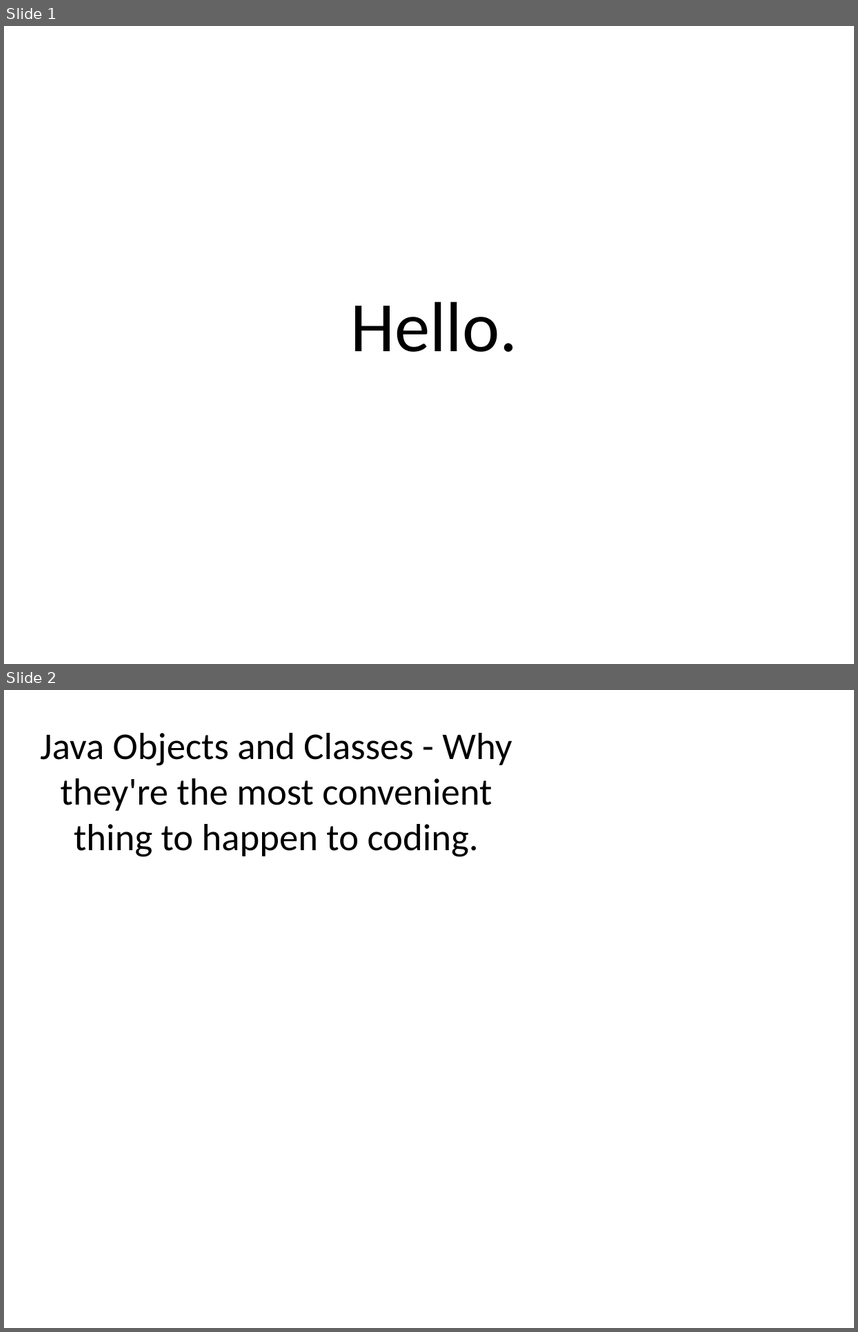
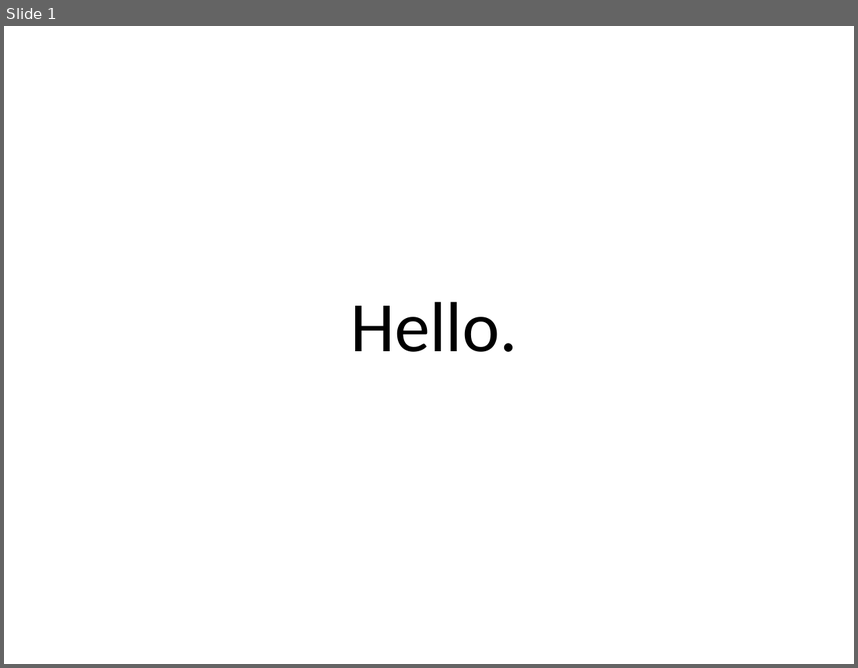
Before and after one commit to Chances-1/Swerve, a slide deck: Java_Class_23rd_Nov.pptx. Shown one above the other, each under a label of ours: slides 1 and 2 before the commit, slide 1 after it. The pictures are 858x1332 and 858x668 pixels, drawn with LibreOffice and Linux fonts; fonts in the diff are those of the drawing. Boxes give left, top, right and bottom in pixels: in the first picture for what was removed or moved away, otherwise in the second. Text is boxed around its words. In the diff, an @@ line names an element or a change of style, - is before the commit and + after.

Commit message:
[Presentation] Update to 23rd Nov Slides
Changes:
- First Draft for 23rd Nov 2016 class slides.

```diff
--- a/Java_Class_23rd_Nov.pptx
+++ b/Java_Class_23rd_Nov.pptx
@@ slide 2 removed at <box>4,690,854,1328</box>, background #FFFFFF @@
@@ text removed at <box>40,733,512,857</box> @@
-Java Objects and Classes - Why they're the most convenient thing to happen to coding.
```
Also in this commit, not shown: 10 slides added.
